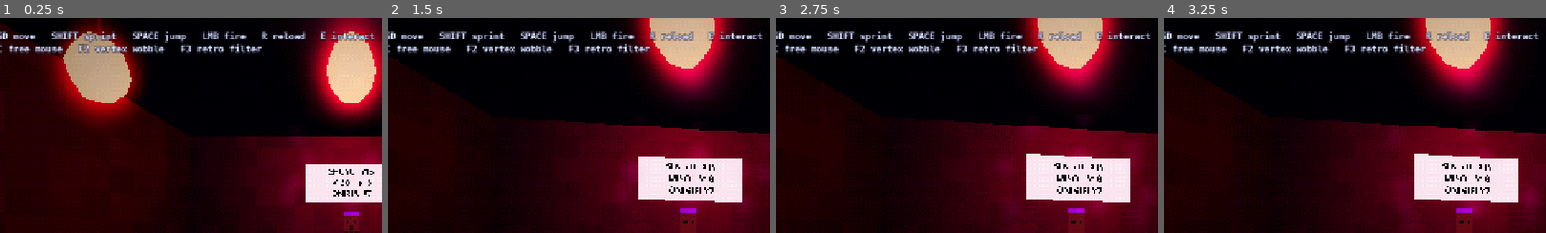
Above: before the commit, frames 1-4 (left to right).
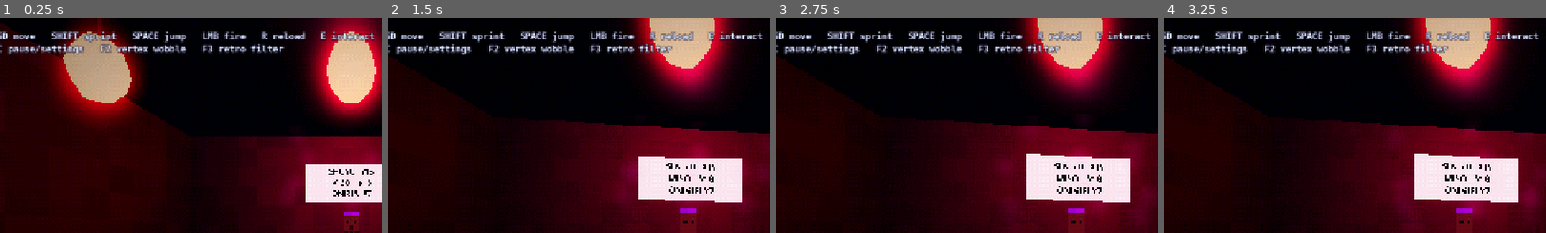
Above: after the commit, the same moments.

Repository: J0C0M/CyberpunkTypeGame
Game: Godot game, scene res://scenes/main.tscn
The game is run twice, just before and just after one commit, with the same random seed, the same clock (stepped at 60 frames per second) and the same inputs.
Inputs (mouse positions are % of the whole screen's width and height, from its top left):
- Up to frame 1 (0.25 s): no input
- Up to frame 2 (1.5 s): tap Enter at 0.5 s; move the mouse to (55, 50) at 0.52 s; hold W (move_forward) 0.53-1.25 s; hold Shift (sprint) 0.53-1.25 s; tap E (interact) at 0.6 s; tap Space (jump) at 0.77, 1.07 s; click "1. Thanks, Ren." at 1.25 s
- Up to frame 3 (2.75 s): click "1. Good to know." at 2 s
- Up to frame 4 (3.25 s): click "1. Any tips about the city?" at 2.75 s
The pictures show only the part of the screen within x 4-54%, y 0-50%; the shares and areas given below are measured in that part.

The runs differ from the first frame. In frame 1, 1.8% of the frame differs, in the area x 2-75%, y 12-17%; in frame 2, 1.8%; in frame 3, 1.8%; in frame 4, 1.8%.

Commit message:
Add generated music, audio buses, music zones and a pause menu
tools/generate_music.py synthesises ten original seamless loops (street ambient, elevator muzak, lo-fi noodle bar, synth-jazz bar, glitchy cyberware, sterile clinic, industrial gun shop, funky pawn shop, koto-style sushi cafe, apartment radio) and encodes them to Ogg with ffmpeg. Audio now runs through Master, Music, SFX, Ambience and UI buses. The Music autoload plays the street track and crossfades into MusicZones: diegetic speakers in every shop, the cafe, the lobby and elevator cabs and the apartment radio that sound muffled from outside and clear inside; the hallway is quiet. Music ducks during dialogue, trading, the pause menu and TV, and is muffled for a moment after nearby gunfire or explosions. Esc opens a pause menu with per-bus volume and mouse sensitivity, saved to user://settings.cfg by the new Settings autoload.

Diff:
--- /dev/null
+++ b/default_bus_layout.tres
@@ -0,0 +1,33 @@
+[gd_resource type="AudioBusLayout" format=3]
+
+[sub_resource type="AudioEffectLowPassFilter" id="AudioEffectLowPassFilter_music"]
+resource_name = "MuffleLowPass"
+cutoff_hz = 20000.0
+
+[resource]
+bus/1/name = &"Music"
+bus/1/solo = false
+bus/1/mute = false
+bus/1/bypass_fx = false
+bus/1/volume_db = 0.0
+bus/1/send = &"Master"
+bus/1/effect/0/effect = SubResource("AudioEffectLowPassFilter_music")
+bus/1/effect/0/enabled = true
+bus/2/name = &"SFX"
+bus/2/solo = false
+bus/2/mute = false
+bus/2/bypass_fx = false
+bus/2/volume_db = 0.0
+bus/2/send = &"Master"
+bus/3/name = &"Ambience"
+bus/3/solo = false
+bus/3/mute = false
+bus/3/bypass_fx = false
+bus/3/volume_db = 0.0
+bus/3/send = &"Master"
+bus/4/name = &"UI"
+bus/4/solo = false
+bus/4/mute = false
+bus/4/bypass_fx = false
+bus/4/volume_db = 0.0
+bus/4/send = &"Master"
--- a/project.godot
+++ b/project.godot
@@ -20,6 +20,8 @@
 
 EventBus="*res://scripts/core/event_bus.gd"
 GameState="*res://scripts/core/game_state.gd"
+Settings="*res://scripts/core/settings.gd"
+Music="*res://scripts/audio/music_director.gd"
 
 [display]
 
--- a/scenes/main.tscn
+++ b/scenes/main.tscn
@@ -7,6 +7,7 @@
 [ext_resource type="PackedScene" path="res://ui/hud.tscn" id="5_hud"]
 [ext_resource type="PackedScene" path="res://ui/trade_screen.tscn" id="6_trade"]
 [ext_resource type="PackedScene" path="res://ui/dialogue_screen.tscn" id="7_dialogue"]
+[ext_resource type="PackedScene" path="res://ui/pause_menu.tscn" id="8_pause"]
 
 [sub_resource type="ShaderMaterial" id="ShaderMaterial_post"]
 shader = ExtResource("3_post")
@@ -39,3 +40,5 @@
 [node name="TradeScreen" parent="." instance=ExtResource("6_trade")]
 
 [node name="DialogueScreen" parent="." instance=ExtResource("7_dialogue")]
+
+[node name="PauseMenu" parent="." instance=ExtResource("8_pause")]
--- a/scenes/weapons/rifle.tscn
+++ b/scenes/weapons/rifle.tscn
@@ -31,11 +31,14 @@
 stream = ExtResource("3_shot")
 volume_db = -6.0
 max_polyphony = 4
+bus = &"SFX"
 
 [node name="ReloadSound" type="AudioStreamPlayer" parent="."]
 stream = ExtResource("4_reload")
 volume_db = -4.0
+bus = &"SFX"
 
 [node name="DryFireSound" type="AudioStreamPlayer" parent="."]
 stream = ExtResource("5_dry")
 volume_db = -6.0
+bus = &"SFX"
--- a/scenes/world/sushi_cafe.tscn
+++ b/scenes/world/sushi_cafe.tscn
@@ -20,6 +20,7 @@
 transform = Transform3D(1, 0, 0, 0, 1, 0, 0, 0, 1, 0, 4, 0.6)
 stream = ExtResource("2_buzz")
 volume_db = -14.0
+bus = &"Ambience"
 unit_size = 2.5
 max_distance = 18.0
 autoplay = true
--- a/scenes/world/world.tscn
+++ b/scenes/world/world.tscn
@@ -155,6 +155,7 @@
 [node name="CityAmbience" type="AudioStreamPlayer" parent="."]
 stream = ExtResource("14_ambience")
 volume_db = -12.0
+bus = &"Ambience"
 autoplay = true
 
 [node name="Player" parent="." instance=ExtResource("2_player")]
--- a/scripts/actors/robot_dragon.gd
+++ b/scripts/actors/robot_dragon.gd
@@ -120,6 +120,7 @@
 		engine.max_distance = 320.0
 		engine.volume_db = -4.0
 		engine.autoplay = true
+		engine.bus = &"Ambience"
 		_head.add_child(engine)
 	_jaw = Node3D.new()
 	_jaw.name = "Jaw"
--- /dev/null
+++ b/scripts/audio/music_director.gd
@@ -0,0 +1,64 @@
+extends Node
+## Music (autoload "Music"): plays the street soundtrack and hands over to diegetic MusicZones
+## (shops, lobby, apartment radio) with smooth crossfades. Ducks the Music bus during dialogue,
+## trading and TV, and muffles it (low-pass) for a moment after nearby gunfire or explosions.
+
+const STREET := preload("res://assets/music/street.ogg")
+const STREET_DB := -9.0
+## Extra Music-bus attenuation per UI mode.
+const DUCK := {&"dialogue": -9.0, &"trade": -6.0, &"seated": -40.0, &"paused": -10.0}
+
+var _street: AudioStreamPlayer
+var _zones: Array[MusicZone] = []
+var _duck := 0.0
+var _muffle := 0.0
+var _bus := 0
+var _lowpass: AudioEffectLowPassFilter
+
+
+func _ready() -> void:
+	process_mode = Node.PROCESS_MODE_ALWAYS
+	_bus = AudioServer.get_bus_index("Music")
+	_lowpass = AudioServer.get_bus_effect(_bus, 0) as AudioEffectLowPassFilter
+	_street = AudioStreamPlayer.new()
+	_street.stream = STREET
+	_street.bus = &"Music"
+	_street.volume_db = STREET_DB
+	add_child(_street)
+	_street.play()
+	EventBus.danger.connect(_on_danger)
+
+
+func enter_zone(zone: MusicZone) -> void:
+	_zones.erase(zone)
+	_zones.append(zone)
+
+
+func exit_zone(zone: MusicZone) -> void:
+	_zones.erase(zone)
+
+
+## The zone the player is in (the most recently entered one wins), or null on the street.
+func current_zone() -> MusicZone:
+	while not _zones.is_empty() and not is_instance_valid(_zones.back()):
+		_zones.pop_back()
+	return _zones.back() if not _zones.is_empty() else null
+
+
+func _process(delta: float) -> void:
+	var zone := current_zone()
+	_street.volume_db = move_toward(_street.volume_db, -60.0 if zone else STREET_DB, delta * (30.0 if zone else 15.0))
+	for node in get_tree().get_nodes_in_group("music_zones"):
+		(node as MusicZone).set_inside(node == zone)
+	_duck = move_toward(_duck, DUCK.get(GameState.ui_mode, 0.0), delta * 25.0)
+	AudioServer.set_bus_volume_db(_bus, Settings.bus_db("Music") + _duck)
+	_muffle = move_toward(_muffle, 0.0, delta * 0.6)
+	if _lowpass:
+		_lowpass.cutoff_hz = lerpf(20000.0, 600.0, sqrt(_muffle))
+
+
+## Gunfire and explosions near the player muffle the music for a moment.
+func _on_danger(position: Vector3, radius: float, severity: float, _source: Node) -> void:
+	var player := get_tree().get_first_node_in_group("player") as Node3D
+	if player and player.global_position.distance_to(position) < radius:
+		_muffle = maxf(_muffle, clampf(severity / 3.0, 0.3, 1.0))
--- /dev/null
+++ b/scripts/audio/music_zone.gd
@@ -0,0 +1,75 @@
+class_name MusicZone
+extends Area3D
+## A place with its own music (a shop, the lobby, the apartment radio). The track plays from a
+## speaker inside (AudioStreamPlayer3D on the Music bus): from outside it sounds muffled and quieter,
+## inside it is clear and the street music fades out. A zone without a stream is just quiet.
+## Overlapping zones: the most recently entered one wins (see the Music autoload).
+
+@export var stream: AudioStream
+@export var volume_db := -7.0
+
+var speaker: AudioStreamPlayer3D
+var _inside := false
+
+
+## Adds a box zone at `center` (local to `parent`) with the speaker at `speaker_position`.
+static func create(parent: Node3D, size: Vector3, center: Vector3, music: AudioStream, speaker_position: Vector3, volume := -7.0) -> MusicZone:
+	var zone := MusicZone.new()
+	zone.stream = music
+	zone.volume_db = volume
+	zone.position = center
+	var shape := BoxShape3D.new()
+	shape.size = size
+	var collider := CollisionShape3D.new()
+	collider.shape = shape
+	zone.add_child(collider)
+	parent.add_child(zone)
+	if music:
+		zone.speaker.position = speaker_position - center
+	return zone
+
+
+func _init() -> void:
+	collision_layer = 0
+	collision_mask = 2
+	monitorable = false
+
+
+func _ready() -> void:
+	add_to_group("music_zones")
+	body_entered.connect(func(body: Node3D) -> void:
+		if body is Player:
+			Music.enter_zone(self))
+	body_exited.connect(func(body: Node3D) -> void:
+		if body is Player:
+			Music.exit_zone(self))
+	if stream and speaker == null:
+		_make_speaker()
+
+
+func _enter_tree() -> void:
+	if stream and speaker == null:
+		_make_speaker()
+
+
+func _make_speaker() -> void:
+	speaker = AudioStreamPlayer3D.new()
+	speaker.stream = stream
+	speaker.bus = &"Music"
+	speaker.unit_size = 5.0
+	speaker.max_distance = 45.0
+	speaker.attenuation_filter_db = -24.0
+	speaker.attenuation_filter_cutoff_hz = 900.0
+	speaker.volume_db = volume_db - 10.0
+	speaker.autoplay = true
+	add_child(speaker)
+
+
+## Inside: clear and full volume. Outside: muffled through the walls.
+func set_inside(inside: bool) -> void:
+	_inside = inside
+	if speaker == null:
+		return
+	var delta := get_process_delta_time()
+	speaker.attenuation_filter_cutoff_hz = move_toward(speaker.attenuation_filter_cutoff_hz, 20000.0 if inside else 900.0, delta * 30000.0)
+	speaker.volume_db = move_toward(speaker.volume_db, volume_db if inside else volume_db - 10.0, delta * 20.0)
--- a/scripts/combat/car.gd
+++ b/scripts/combat/car.gd
@@ -96,6 +96,7 @@
 	_fire_sound.unit_size = 5.0
 	_fire_sound.max_distance = 40.0
 	_fire_sound.volume_db = -6.0
+	_fire_sound.bus = &"Ambience"
 	_fire_sound.position = Vector3(1.4, 1.0, 0)
 	add_child(_fire_sound)
 
--- /dev/null
+++ b/scripts/core/settings.gd
@@ -0,0 +1,48 @@
+extends Node
+## Player settings (autoload "Settings"): bus volumes and mouse sensitivity, saved to
+## user://settings.cfg and applied on start. The Music bus volume is applied by the Music
+## autoload, which adds its ducking on top.
+
+const PATH := "user://settings.cfg"
+const BUSES: Array[String] = ["Master", "Music", "SFX", "Ambience", "UI"]
+
+var volumes := {"Master": 0.9, "Music": 0.7, "SFX": 0.9, "Ambience": 0.8, "UI": 0.8}
+var mouse_sensitivity := 0.0022
+
+
+func _ready() -> void:
+	var file := ConfigFile.new()
+	if file.load(PATH) == OK:
+		for bus in BUSES:
+			volumes[bus] = float(file.get_value("audio", bus, volumes[bus]))
+		mouse_sensitivity = float(file.get_value("input", "mouse_sensitivity", mouse_sensitivity))
+	apply()
+
+
+func bus_db(bus: String) -> float:
+	return linear_to_db(maxf(volumes[bus], 0.0001))
+
+
+func set_volume(bus: String, value: float) -> void:
+	volumes[bus] = clampf(value, 0.0, 1.0)
+	apply()
+	save()
+
+
+func set_mouse_sensitivity(value: float) -> void:
+	mouse_sensitivity = value
+	save()
+
+
+func apply() -> void:
+	for bus in BUSES:
+		if bus != "Music":
+			AudioServer.set_bus_volume_db(AudioServer.get_bus_index(bus), bus_db(bus))
+
+
+func save() -> void:
+	var file := ConfigFile.new()
+	for bus in BUSES:
+		file.set_value("audio", bus, volumes[bus])
+	file.set_value("input", "mouse_sensitivity", mouse_sensitivity)
+	file.save(PATH)
--- a/scripts/core/sfx_pool.gd
+++ b/scripts/core/sfx_pool.gd
@@ -20,6 +20,7 @@
 	for i in voices:
 		var player := AudioStreamPlayer3D.new()
 		player.max_distance = 140.0
+		player.bus = &"SFX"
 		add_child(player)
 		_players.append(player)
 
--- a/scripts/main.gd
+++ b/scripts/main.gd
@@ -23,7 +23,7 @@
 		get_tree().call_group("player", "look", (event as InputEventMouseMotion).relative)
 		get_viewport().set_input_as_handled()
 	elif event.is_action_pressed("toggle_mouse_capture"):
-		set_mouse_captured(Input.mouse_mode != Input.MOUSE_MODE_CAPTURED)
+		get_tree().call_group("pause_menu", "open")
 		get_viewport().set_input_as_handled()
 	elif event is InputEventMouseButton and event.pressed and Input.mouse_mode != Input.MOUSE_MODE_CAPTURED:
 		# The click that grabs the mouse must not also fire the gun.
--- a/scripts/player/footsteps.gd
+++ b/scripts/player/footsteps.gd
@@ -39,6 +39,7 @@
 	_landings = [load("res://assets/audio/footsteps/land_1.wav"), load("res://assets/audio/footsteps/land_2.wav")]
 	_audio = AudioStreamPlayer.new()
 	_audio.max_polyphony = 3
+	_audio.bus = &"SFX"
 	add_child(_audio)
 
 
--- a/scripts/player/player.gd
+++ b/scripts/player/player.gd
@@ -50,8 +50,9 @@
 
 ## Mouse look; called by Main for every captured mouse motion event.
 func look(relative: Vector2) -> void:
-	rotate_y(-relative.x * mouse_sensitivity)
-	head.rotation.x = clampf(head.rotation.x - relative.y * mouse_sensitivity, deg_to_rad(-88.0), deg_to_rad(88.0))
+	var sensitivity := Settings.mouse_sensitivity
+	rotate_y(-relative.x * sensitivity)
+	head.rotation.x = clampf(head.rotation.x - relative.y * sensitivity, deg_to_rad(-88.0), deg_to_rad(88.0))
 
 
 ## Called by the weapon on every shot. Part of the kick stays (the view climbs), the rest springs back.
--- a/scripts/props/tv_set.gd
+++ b/scripts/props/tv_set.gd
@@ -60,6 +60,7 @@
 	_audio.unit_size = 3.0
 	_audio.max_distance = 20.0
 	_audio.volume_db = -8.0
+	_audio.bus = &"SFX"
 	add_child(_audio)
 	_glow = BuildKit.omni(self, Vector3(0, 0, 0.8), Palette.CYAN, 0.0, 5.0)
 	_glow.visible = false
--- a/scripts/world/apartment_block.gd
+++ b/scripts/world/apartment_block.gd
@@ -67,6 +67,7 @@
 	if not Engine.is_editor_hint():
 		GameState.register_place(&"apartment", "Neo-Heights 1107", global_transform * Vector3(0, 0, 2.0))
 		GameState.night_passed.connect(func() -> void: _fridge_stocked = true)
+		_add_music_zones()
 
 
 func _half() -> float:
@@ -155,6 +156,7 @@
 		buzz.max_distance = 14.0
 		buzz.volume_db = -10.0
 		buzz.autoplay = true
+		buzz.bus = &"Ambience"
 		_root.add_child(buzz)
 	# Benches, a plant and the doorman's desk.
 	var bench := Vector3(-half + 2.2, FLOOR_Y, -8.6)
@@ -286,6 +288,7 @@
 		_hum = AudioStreamPlayer3D.new()
 		_hum.stream = HUM
 		_hum.unit_size = 3.0
+		_hum.bus = &"SFX"
 		_root.add_child(_hum)
 
 
@@ -621,3 +624,13 @@
 	_fridge_stocked = false
 	GameState.inventory.add(&"synth_soda", 1)
 	get_tree().call_group("hud", "show_message", "+ Synth-Soda", 2.0)
+
+
+## Elevator music in the lobby and both cabs, a quiet hallway and a radio in the apartment.
+func _add_music_zones() -> void:
+	var muzak := preload("res://assets/music/elevator.ogg")
+	var half := _half()
+	MusicZone.create(_root, Vector3(width - 0.6, LOBBY_HEIGHT, -HALL_BACK_Z + CAB_DEPTH), Vector3(0, LOBBY_HEIGHT * 0.5, (HALL_BACK_Z - CAB_DEPTH) * 0.5), muzak, Vector3(0, LOBBY_HEIGHT - 0.3, -5.0), -9.0)
+	MusicZone.create(_root, Vector3(CAB_HALF * 2.0, 2.5, CAB_DEPTH), Vector3(SHAFT_X, UPPER_Y + 1.25, HALL_BACK_Z - CAB_DEPTH * 0.5), muzak, Vector3(SHAFT_X, UPPER_Y + 2.3, HALL_BACK_Z - CAB_DEPTH * 0.5), -10.0)
+	MusicZone.create(_root, Vector3(width - 0.6, UPPER_HEIGHT, HALL_FRONT_Z - HALL_BACK_Z), Vector3(0, UPPER_Y + UPPER_HEIGHT * 0.5, (HALL_FRONT_Z + HALL_BACK_Z) * 0.5), null, Vector3.ZERO)
+	MusicZone.create(_root, Vector3(half - 0.3 - APARTMENT_X, UPPER_HEIGHT, -HALL_FRONT_Z - 0.3), Vector3((APARTMENT_X + half - 0.3) * 0.5, UPPER_Y + UPPER_HEIGHT * 0.5, HALL_FRONT_Z * 0.5), preload("res://assets/music/apartment_radio.ogg"), Vector3(3.4, UPPER_Y + 0.95, HALL_FRONT_Z + 0.55), -12.0)
--- a/scripts/world/shop_interior.gd
+++ b/scripts/world/shop_interior.gd
@@ -61,6 +61,9 @@
 		merchant.transform = Transform3D(Basis(Vector3.UP, PI), Vector3(0, FLOOR_Y, COUNTER_Z - 1.1))
 	if not Engine.is_editor_hint():
 		GameState.register_place(place_id, place_label, global_transform * Vector3(0, 0, 2.0))
+		var tracks := ["noodle", "bar", "cyberware", "clinic", "guns", "pawn"]
+		var music := load("res://assets/music/%s.ogg" % tracks[theme]) as AudioStream
+		MusicZone.create(self, Vector3(width - 0.6, HEIGHT, DEPTH - 0.3), Vector3(0, HEIGHT * 0.5, -DEPTH * 0.5 - 0.15), music, Vector3(_half() - 0.5, HEIGHT - 0.4, -DEPTH + 0.6))
 
 
 func _half() -> float:
--- a/scripts/world/sushi_cafe.gd
+++ b/scripts/world/sushi_cafe.gd
@@ -39,6 +39,7 @@
 	_build_lights(root)
 	if not Engine.is_editor_hint():
 		GameState.register_place(&"sushi", "Sushi Kaiten", global_transform * Vector3(0, 0, 2.0))
+		MusicZone.create(self, Vector3(WIDTH - 0.4, HEIGHT, DEPTH - 0.3), Vector3(0, HEIGHT * 0.5, -DEPTH * 0.5 - 0.15), preload("res://assets/music/sushi.ogg"), Vector3(-5.0, HEIGHT - 0.4, -10.0))
 
 
 func _process(delta: float) -> void:
--- a/ui/dialogue_screen.gd
+++ b/ui/dialogue_screen.gd
@@ -24,6 +24,7 @@
 	process_mode = Node.PROCESS_MODE_ALWAYS
 	_audio = AudioStreamPlayer.new()
 	_audio.stream = CLICK_SOUND
+	_audio.bus = &"UI"
 	add_child(_audio)
 	_build()
 	_panel.visible = false
--- a/ui/hud.gd
+++ b/ui/hud.gd
@@ -3,7 +3,7 @@
 ## hint that fades out, short messages (call_group("hud", "show_message", text)) and a
 ## "click to play" overlay while the mouse is free.
 
-const HINT_TEXT := "WASD move   SHIFT sprint   SPACE jump   LMB fire   R reload   E interact\nESC free mouse   F2 vertex wobble   F3 retro filter"
+const HINT_TEXT := "WASD move   SHIFT sprint   SPACE jump   LMB fire   R reload   E interact\nESC pause/settings   F2 vertex wobble   F3 retro filter"
 const HINT_DURATION := 12.0
 
 var _rifle: Rifle
--- /dev/null
+++ b/ui/pause_menu.gd
@@ -0,0 +1,79 @@
+extends CanvasLayer
+## Pause menu (Esc): resume, volume per audio bus, mouse sensitivity and quit. Settings are saved
+## to user://settings.cfg by the Settings autoload.
+
+var _panel: PanelContainer
+
+
+func _ready() -> void:
+	add_to_group("pause_menu")
+	layer = 11
+	process_mode = Node.PROCESS_MODE_ALWAYS
+	_build()
+	_panel.visible = false
+
+
+func is_open() -> bool:
+	return _panel.visible
+
+
+func open() -> void:
+	if is_open() or not GameState.is_free_roaming():
+		return
+	GameState.claim_ui(&"paused")
+	get_tree().paused = true
+	_panel.visible = true
+
+
+func close() -> void:
+	if not is_open():
+		return
+	_panel.visible = false
+	get_tree().paused = false
+	GameState.release_ui()
+
+
+func _unhandled_input(event: InputEvent) -> void:
+	if is_open() and event.is_action_pressed("toggle_mouse_capture"):
+		close()
+		get_viewport().set_input_as_handled()
+
+
+func _build() -> void:
+	_panel = PanelContainer.new()
+	_panel.add_theme_stylebox_override("panel", UiStyle.panel(Palette.PURPLE))
+	add_child(_panel)
+	_panel.set_anchors_and_offsets_preset(Control.PRESET_CENTER)
+	_panel.offset_left = -260
+	_panel.offset_right = 260
+	_panel.offset_top = -250
+	_panel.offset_bottom = 250
+	var column := VBoxContainer.new()
+	column.add_theme_constant_override("separation", 10)
+	_panel.add_child(column)
+	column.add_child(UiStyle.label("PAUSED", 30, Color.WHITE, Palette.PURPLE))
+	for bus in Settings.BUSES:
+		_slider(column, bus.to_upper() + " VOLUME", 0.0, 1.0, Settings.volumes[bus], func(value: float) -> void: Settings.set_volume(bus, value))
+	_slider(column, "MOUSE SENSITIVITY", 0.0005, 0.006, Settings.mouse_sensitivity, Settings.set_mouse_sensitivity)
+	var resume := Button.new()
+	resume.text = "RESUME  [ESC]"
+	UiStyle.style_button(resume, Palette.LIME, 18)
+	resume.pressed.connect(close)
+	column.add_child(resume)
+	var quit := Button.new()
+	quit.text = "QUIT TO DESKTOP"
+	UiStyle.style_button(quit, Palette.PINK, 18)
+	quit.pressed.connect(func() -> void: get_tree().quit())
+	column.add_child(quit)
+
+
+func _slider(parent: Control, title: String, low: float, high: float, value: float, on_change: Callable) -> void:
+	parent.add_child(UiStyle.label(title, 14, Palette.CYAN, Palette.CYAN.darkened(0.7)))
+	var slider := HSlider.new()
+	slider.min_value = low
+	slider.max_value = high
+	slider.step = (high - low) / 100.0
+	slider.value = value
+	slider.custom_minimum_size = Vector2(440, 20)
+	slider.value_changed.connect(on_change)
+	parent.add_child(slider)
--- /dev/null
+++ b/ui/pause_menu.tscn
@@ -0,0 +1,6 @@
+[gd_scene format=3]
+
+[ext_resource type="Script" path="res://ui/pause_menu.gd" id="1_pause"]
+
+[node name="PauseMenu" type="CanvasLayer"]
+script = ExtResource("1_pause")
--- a/ui/trade_screen.gd
+++ b/ui/trade_screen.gd
@@ -39,6 +39,7 @@
 	layer = 10
 	process_mode = Node.PROCESS_MODE_ALWAYS
 	_audio = AudioStreamPlayer.new()
+	_audio.bus = &"UI"
 	add_child(_audio)
 	_build()
 	_panel.visible = false
Not shown, added: assets/music/apartment_radio.ogg.import
Not shown, added: assets/music/bar.ogg.import
Not shown, added: assets/music/clinic.ogg.import
Not shown, added: assets/music/cyberware.ogg.import
Not shown, added: assets/music/elevator.ogg.import
Not shown, added: assets/music/guns.ogg.import
Not shown, added: assets/music/noodle.ogg.import
Not shown, added: assets/music/pawn.ogg.import
Not shown, added: assets/music/street.ogg.import
Not shown, added: assets/music/sushi.ogg.import
Not shown, added: scripts/audio/music_director.gd.uid
Not shown, added: scripts/audio/music_zone.gd.uid
(and 13 more such lines)
